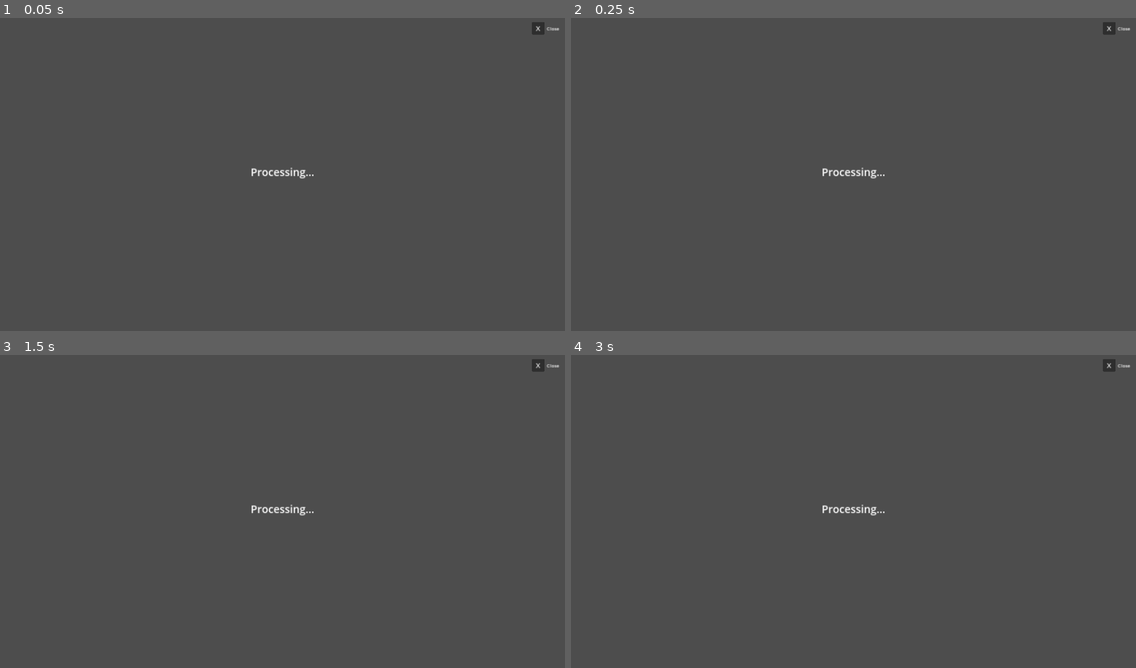
Above: before the commit, frames 1-4 (two rows, left to right).
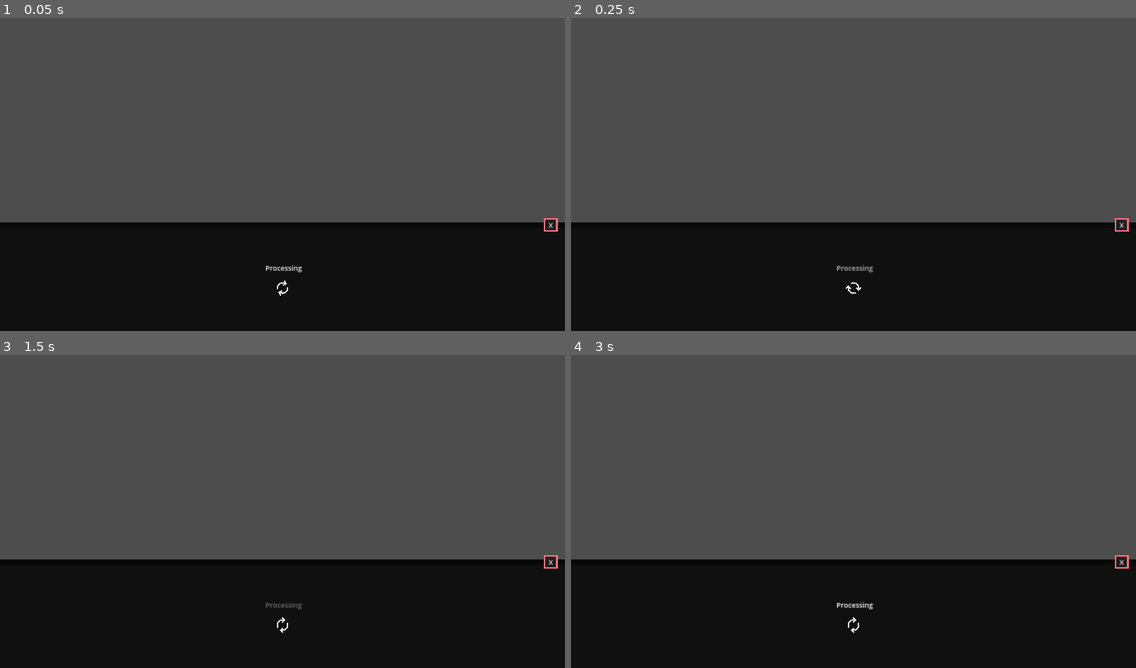
Above: after the commit, the same moments.

Repository: Skyvastern/the-aspiring-deva
Game: Godot game, scene res://main/npc/npc_speak_auto/npc_speak_auto.tscn
Same seed, same stepped clock (60 frames per second), same inputs: the game is played once before the commit and once after it. This scene is started directly instead of the project's main scene.
Inputs (mouse positions are in pixels of both pictures, inside the frame that each line leads up to):
- Up to frame 1 (0.05 s): no input
- Up to frame 2 (0.25 s): no input
- Up to frame 3 (1.5 s): click "X" at 0.5 s; move the mouse to (406, 492) at 1.27 s; hold D (right) from 1.28 s (still down); tap E (interact) at 1.35 s
- Up to frame 4 (3 s): tap Space (jump) at 1.52, 2.27 s; move the mouse to (740, 524) at 2.02 s; release D (right) at 2.03 s; hold S (backward) 2.03-2.78 s; tap Q (interact_detailed) at 2.1 s; move the mouse to (910, 439) at 2.77 s; hold D (right) from 2.78 s (still down); tap E (interact) at 2.85 s

The runs differ from the first frame. In frame 1, 35% of the frame differs, in the area x 0-100%, y 1-100%; in frame 2, 35%; in frame 3, 35%; in frame 4, 35%.
Error before the commit: Invalid access to property or key 'interact' on a base object of type 'Nil'. (res://main/npc/npc_speak_auto/npc_speak_auto.gd:58)
Error after the commit: Invalid access to property or key 'interact' on a base object of type 'Nil'. (res://main/npc/npc_speak_auto/npc_speak_auto.gd:60)

Commit message:
Update UI of npc_speak_auto

Diff:
--- a/frontend/main/npc/npc_speak_auto/npc_speak_auto.gd
+++ b/frontend/main/npc/npc_speak_auto/npc_speak_auto.gd
@@ -1,8 +1,9 @@
-extends Node
+extends Control
 class_name NPC_Speak_Auto
 
 @export_group("UI")
 @export var status: Label
+@export var loader: TextureRect
 @export var audio_player: AudioStreamPlayer
 @export var subtitles_label: Label
 @export var continue_btn: Button
@@ -34,6 +35,7 @@
 
 	# Update UI
 	status.visible = false
+	loader.visible = false
 	continue_btn.visible = true
 
 	# Set the subtitles
--- a/frontend/main/npc/npc_speak_auto/npc_speak_auto.tscn
+++ b/frontend/main/npc/npc_speak_auto/npc_speak_auto.tscn
@@ -1,31 +1,69 @@
-[gd_scene load_steps=3 format=3 uid="uid://df3uq6eo0a66j"]
+[gd_scene load_steps=6 format=3 uid="uid://df3uq6eo0a66j"]
 
 [ext_resource type="Script" path="res://main/npc/npc_speak_auto/npc_speak_auto.gd" id="1_quxc4"]
+[ext_resource type="Theme" uid="uid://15ielt17md1r" path="res://main/common/main_theme.tres" id="1_uegw7"]
 [ext_resource type="PackedScene" uid="uid://bp020r0i1tv8m" path="res://main/api/speech_to_speech_api/speech_to_speech_api.tscn" id="2_4gpr3"]
+[ext_resource type="PackedScene" uid="uid://cfvvgmagjl0md" path="res://main/common/status/status.tscn" id="4_20nxj"]
+[ext_resource type="PackedScene" uid="uid://b6yk6bqumplb1" path="res://main/common/loader/loader.tscn" id="5_r5iro"]
 
-[node name="NPC Speak Auto" type="Node" node_paths=PackedStringArray("status", "audio_player", "subtitles_label", "continue_btn", "close_btn", "speech_to_speech_api")]
+[node name="NPC Speak Auto" type="Control" node_paths=PackedStringArray("status", "loader", "audio_player", "subtitles_label", "continue_btn", "close_btn", "speech_to_speech_api")]
+layout_mode = 3
+anchors_preset = 15
+anchor_right = 1.0
+anchor_bottom = 1.0
+grow_horizontal = 2
+grow_vertical = 2
+theme = ExtResource("1_uegw7")
 script = ExtResource("1_quxc4")
-status = NodePath("Status")
+status = NodePath("Panel/Status")
+loader = NodePath("Panel/Loader")
 audio_player = NodePath("AudioPlayer")
-subtitles_label = NodePath("Subtitles")
-continue_btn = NodePath("ContinueBtn")
-close_btn = NodePath("CloseBtn")
+subtitles_label = NodePath("Panel/Subtitles")
+continue_btn = NodePath("Panel/ContinueBtn")
+close_btn = NodePath("Panel/CloseBtn")
 speech_to_speech_api = NodePath("SpeechToSpeechAPI")
 audio_record_auto_path = "res://main/audio_record_auto/audio_record_auto.tscn"
 
 [node name="AudioPlayer" type="AudioStreamPlayer" parent="."]
 
-[node name="ContinueBtn" type="Button" parent="."]
+[node name="SpeechToSpeechAPI" parent="." instance=ExtResource("2_4gpr3")]
+
+[node name="Panel" type="Panel" parent="."]
+layout_mode = 1
+anchors_preset = 12
+anchor_top = 1.0
+anchor_right = 1.0
+anchor_bottom = 1.0
+offset_top = -370.0
+grow_horizontal = 2
+grow_vertical = 0
+
+[node name="CloseBtn" type="Button" parent="Panel"]
+layout_mode = 1
+anchors_preset = 1
+anchor_left = 1.0
+anchor_right = 1.0
+offset_left = -71.0
+offset_top = -13.0
+offset_right = -25.0
+offset_bottom = 31.0
+grow_horizontal = 0
+focus_mode = 0
+theme_override_font_sizes/font_size = 24
+text = "X"
+
+[node name="ContinueBtn" type="Button" parent="Panel"]
 visible = false
+layout_mode = 1
 anchors_preset = 8
 anchor_left = 0.5
 anchor_top = 0.5
 anchor_right = 0.5
 anchor_bottom = 0.5
 offset_left = -108.5
-offset_top = -25.0
+offset_top = 66.0
 offset_right = 108.5
-offset_bottom = 25.0
+offset_bottom = 118.0
 grow_horizontal = 2
 grow_vertical = 2
 size_flags_horizontal = 3
@@ -33,58 +71,44 @@
 theme_override_font_sizes/font_size = 30
 text = "Continue"
 
-[node name="Status" type="Label" parent="."]
+[node name="Subtitles" type="Label" parent="Panel"]
+layout_mode = 1
+anchors_preset = 7
+anchor_left = 0.5
+anchor_top = 1.0
+anchor_right = 0.5
+anchor_bottom = 1.0
+offset_left = -849.0
+offset_top = -293.0
+offset_right = 849.0
+offset_bottom = -148.0
+grow_horizontal = 2
+grow_vertical = 0
+theme_override_font_sizes/font_size = 21
+autowrap_mode = 3
+
+[node name="Status" parent="Panel" instance=ExtResource("4_20nxj")]
+layout_mode = 1
+anchors_preset = 8
+offset_left = -58.0
+offset_top = -47.0
+offset_right = 67.0
+offset_bottom = -13.0
+grow_horizontal = 2
+grow_vertical = 2
+text = "Processing"
+
+[node name="Loader" parent="Panel" instance=ExtResource("5_r5iro")]
+layout_mode = 1
 anchors_preset = 8
 anchor_left = 0.5
 anchor_top = 0.5
 anchor_right = 0.5
 anchor_bottom = 0.5
-offset_left = -20.0
-offset_top = -11.5
-offset_right = 20.0
-offset_bottom = 11.5
+offset_left = -50.0
+offset_top = -11.0
+offset_right = 50.0
+offset_bottom = 89.0
 grow_horizontal = 2
 grow_vertical = 2
-theme_override_font_sizes/font_size = 36
-text = "Processing..."
-horizontal_alignment = 1
-vertical_alignment = 1
-
-[node name="Subtitles" type="Label" parent="."]
-anchors_preset = 7
-anchor_left = 0.5
-anchor_top = 1.0
-anchor_right = 0.5
-anchor_bottom = 1.0
-offset_left = -468.0
-offset_top = -84.0
-offset_right = 468.0
-offset_bottom = -58.0
-grow_horizontal = 2
-grow_vertical = 0
-theme_override_font_sizes/font_size = 18
-vertical_alignment = 1
-autowrap_mode = 3
-
-[node name="CloseBtn" type="Button" parent="."]
-anchors_preset = 1
-anchor_left = 1.0
-anchor_right = 1.0
-offset_left = -112.0
-offset_top = 28.0
-offset_right = -70.0
-offset_bottom = 70.0
-grow_horizontal = 0
-focus_mode = 0
-theme_override_font_sizes/font_size = 24
-text = "X"
-
-[node name="Description" type="Label" parent="CloseBtn"]
-layout_mode = 0
-offset_left = 50.0
-offset_top = 10.0
-offset_right = 90.0
-offset_bottom = 33.0
-text = "Close"
-
-[node name="SpeechToSpeechAPI" parent="." instance=ExtResource("2_4gpr3")]
+scale = Vector2(0.6, 0.6)
